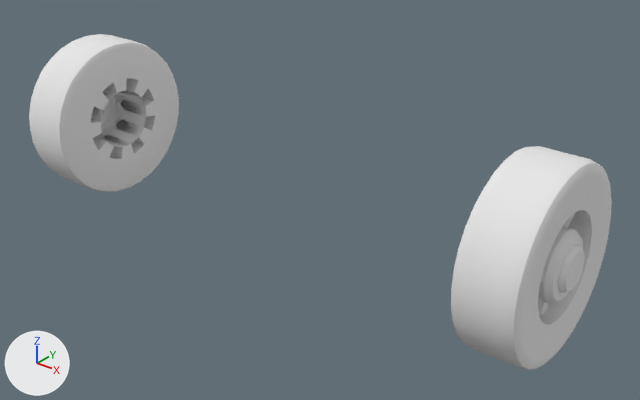
The OBJ model _Intensifs-2025 (Dossier Unity)/Assets/_Alice/SM_roue_resource.obj as it was, and as the next commit left it.
Both versions are drawn from a 50 mm camera at (3.16, -3.6, 2.13) aimed at (0.22, 0.08, -0.15). Every picture has the same lights, and +X, +Y and +Z are marked at lower left. Where no turn or scale is listed for an object, it has been applied to the vertices.

In view in the first picture: 'roue.012'.
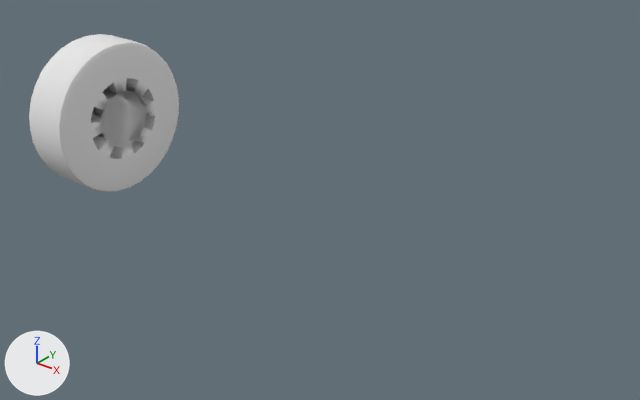
The newer file is also turned or shifted as a whole; pictures and numbers use the older file's frame.

Scene script edits in JSON lines:
```json
{"block": "me_roue_012", "where": "me_roue_012.from_pydata(...)  # 1296 vertices, 1218 faces; spans x -1.8..1.83, y -0.53..0.52, z -0.53..0.52"}
{"block": "me_roue_012", "where": "# used by ob_roue_012; location = (0.0, 0.0, 0.0)"}
{"block": "me_roue_012", "where": "# verts and faces of me_roue_012; kept vertices keep their numbers, new ones are numbered from 1296"}
{"block": "me_roue_012", "where": "# before: 80 (-1.42, 0.2, 0.0) at pixel (146, 111), 81 (-1.42, 0.19, -0.04) at pixel (146, 116), 83 (-1.42, 0.16, -0.11) at pixel (144, 127), 84 (-1.42, 0.14, -0.14) at pixel (141, 132), 86 (-1.42, 0.11, -0.17) at pixel (138, 136)"}
{"block": "me_roue_012", "where": "# before: 87 (-1.42, 0.04, -0.2) at pixel (131, 143), 88 (-1.42, 0.0, -0.2) at pixel (126, 145), 90 (-1.42, -0.04, -0.2) at pixel (122, 147), 91 (-1.42, -0.11, -0.17) at pixel (113, 146), 92 (-1.42, -0.14, -0.14) at pixel (110, 144)"}
{"block": "me_roue_012", "where": "# before: 94 (-1.42, -0.17, -0.11) at pixel (106, 141), 95 (-1.42, -0.19, -0.04) at pixel (102, 132), 96 (-1.42, -0.2, 0.0) at pixel (101, 127), 98 (-1.42, -0.19, 0.04) at pixel (100, 121), 99 (-1.42, -0.17, 0.11) at pixel (103, 110)"}
{"block": "me_roue_012", "where": "# before: 100 (-1.42, -0.14, 0.14) at pixel (105, 105), 102 (-1.42, -0.11, 0.16) at pixel (108, 100), 103 (-1.42, -0.04, 0.19) at pixel (116, 93), 104 (-1.42, 0.0, 0.19) at pixel (121, 91), 106 (-1.42, 0.04, 0.19) at pixel (125, 90)"}
{"block": "me_roue_012", "where": "# before: 107 (-1.42, 0.11, 0.16) at pixel (134, 92), 108 (-1.42, 0.14, 0.14) at pixel (138, 94), 110 (-1.42, 0.16, 0.11) at pixel (141, 97), 111 (-1.42, 0.19, 0.04) at pixel (145, 106)"}
{"block": "me_roue_012", "change": "me_roue_012 part 1: the loose piece of 648 vertices spanning x 1.45..1.83, y -0.53..0.52, z -0.53..0.52 is deleted"}
{"block": "me_roue_012", "change": "me_roue_012 part 2"}
{"op": "add", "block": "me_roue_012", "code": "faces += [(80, 111, 110, 108, 107, 106, 104, 103, 102, 100, 99, 98, 96, 95, 94, 92, 91, 90, 88, 87, 86, 84, 83, 81)]"}
```

Changed parts and their boxes [x1, y1, x2, y2] in the pictures (640 x 400 px):
```json
{"object": "roue.012", "change": "reshaped", "before": [29, 34, 612, 370], "after": [29, 34, 179, 192], "on screen": "74% narrower, 53% shorter"}
{"part": 1, "of": "me_roue_012", "change": "deleted", "before": [451, 146, 612, 370]}
{"part": 2, "of": "me_roue_012", "change": "added", "after": [101, 91, 146, 147]}
```
